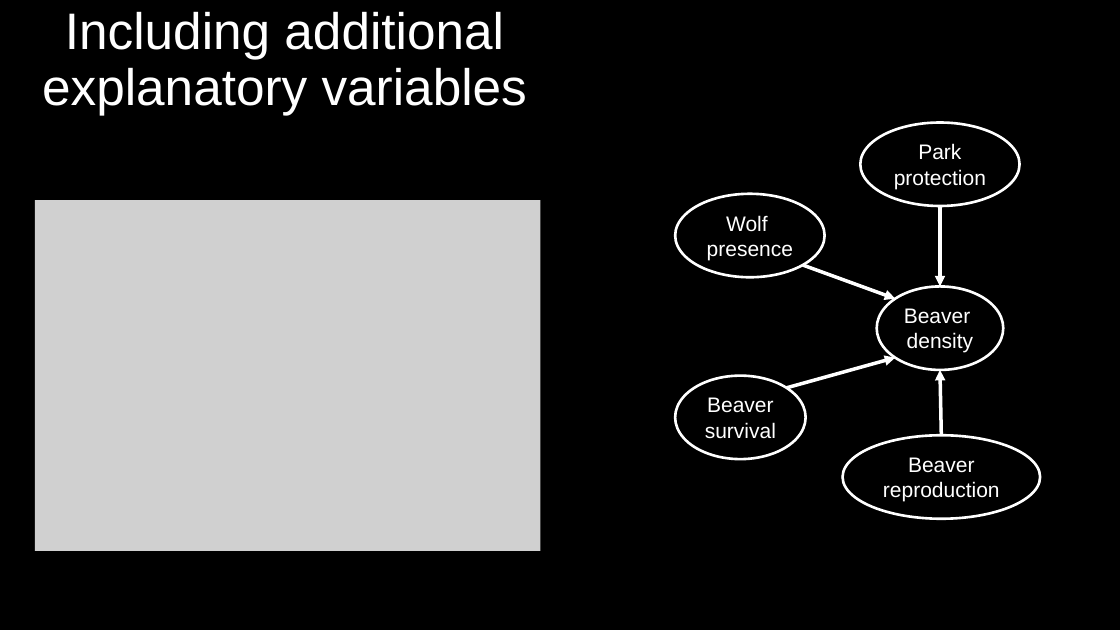
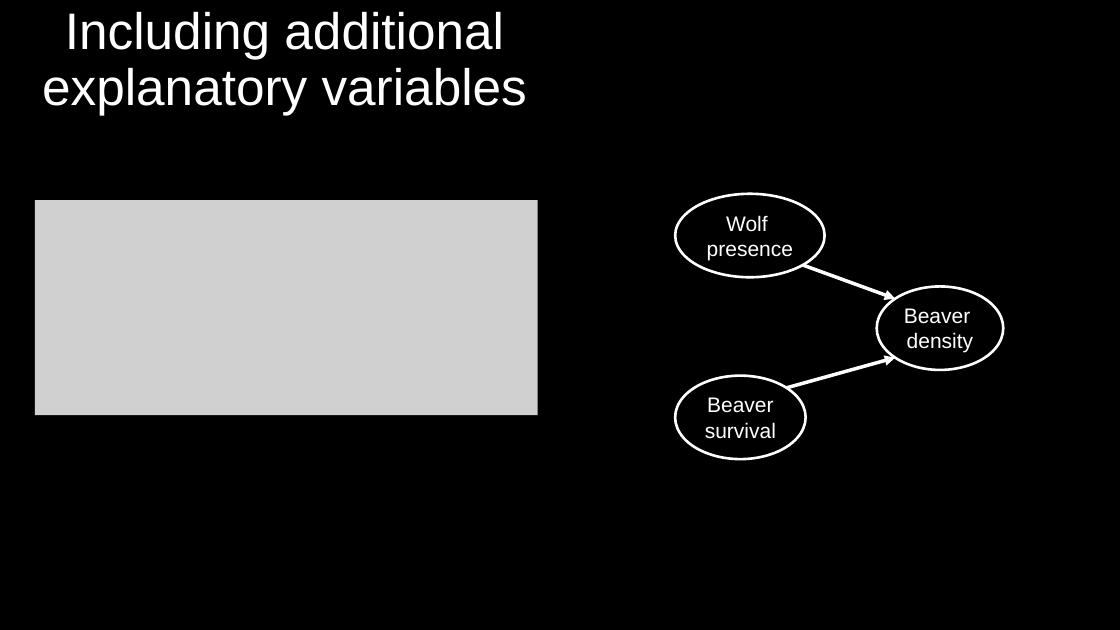
Before and after one commit to DeonRoos/stats-for-biologists, a slide deck: slide 14 of Lecture 9 - Multivariate LM/Slides/Lecutre 7.1 Multiple LM theory.pptx. Drawn at 1120x630 pixels with LibreOffice and Linux fonts; fonts in the diff are those of the drawing; grey boxes stand for pictures. Boxes give left, top, right and bottom in pixels: in the first picture for what was removed or moved away, otherwise in the second. Text is boxed around its words. In the diff, an @@ line names an element or a change of style, - is before the commit and + after.

```diff
--- a/Lecture 9 - Multivariate LM/Slides/Lecutre 7.1 Multiple LM theory.pptx
+++ b/Lecture 9 - Multivariate LM/Slides/Lecutre 7.1 Multiple LM theory.pptx
@@ ellipse removed at <box>860,123,1020,206</box> @@
-Park
-protection
@@ picture: place and size @@
-picture at <box>35,200,541,551</box>
+picture at <box>35,200,539,415</box>
@@ arrow removed from (940, 206) to (940, 287) @@
@@ arrow removed from (942, 435) to (940, 370) @@
@@ ellipse removed at <box>843,435,1040,518</box> @@
-Beaver
-reproduction
```
Also in this commit, not shown: 6 other slides changed, 11 slides added, 2 slides removed, 9 other files.
